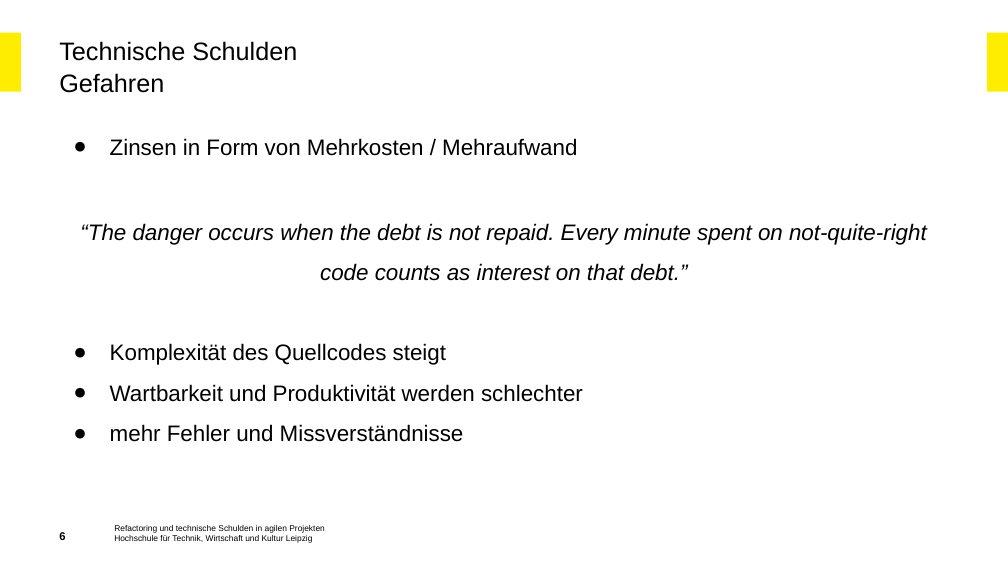
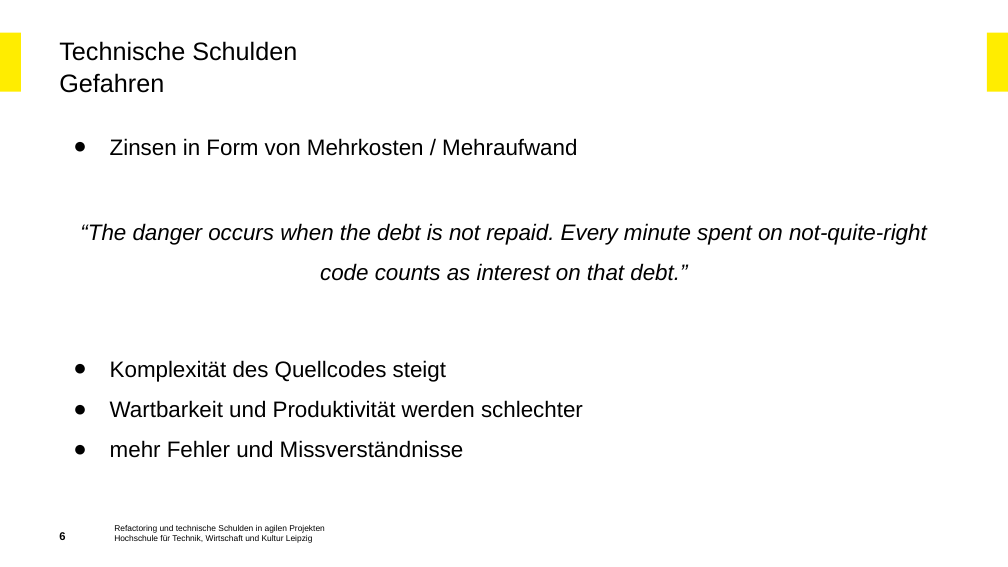
Before and after one commit to Beleg-03-Technische-Schulden/Abgabe, a slide deck: slide 6 of Beleg-03_Präsentation.pptx. Drawn at 1008x567 pixels with LibreOffice and Linux fonts; fonts in the diff are those of the drawing; background and template pictures are left out. Boxes give left, top, right and bottom in pixels: in the first picture for what was removed or moved away, otherwise in the second. Text is boxed around its words. In the diff, an @@ line names an element or a change of style, - is before the commit and + after.

```diff
--- a/Beleg-03_Präsentation.pptx
+++ b/Beleg-03_Präsentation.pptx
@@ text at (x1=110, y1=343, x2=583, y2=442): paragraphs removed @@
-● Komplexität des Quellcodes steigt
-● Wartbarkeit und Produktivität werden schlechter
-● mehr Fehler und Missverständnisse
@@ text added at (x1=110, y1=360, x2=583, y2=458), 16 pt, text #000000 @@
+● Komplexität des Quellcodes steigt
+● Wartbarkeit und Produktivität werden schlechter
+● mehr Fehler und Missverständnisse
```
Also in this commit, not shown: 13 other slides changed, 1 slide added, 2 slides removed.
